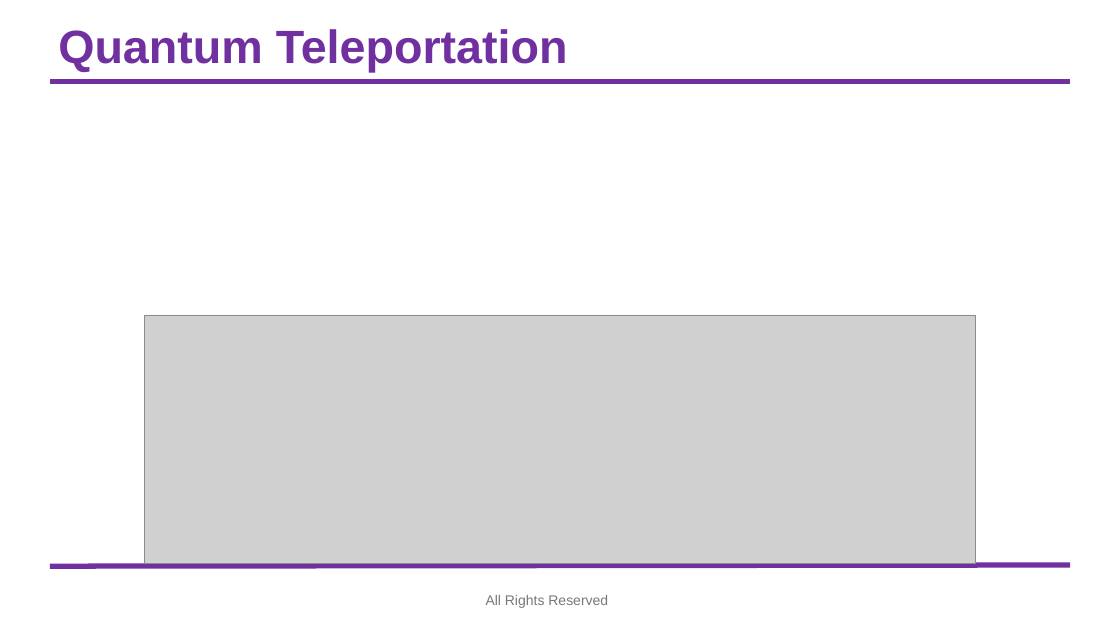
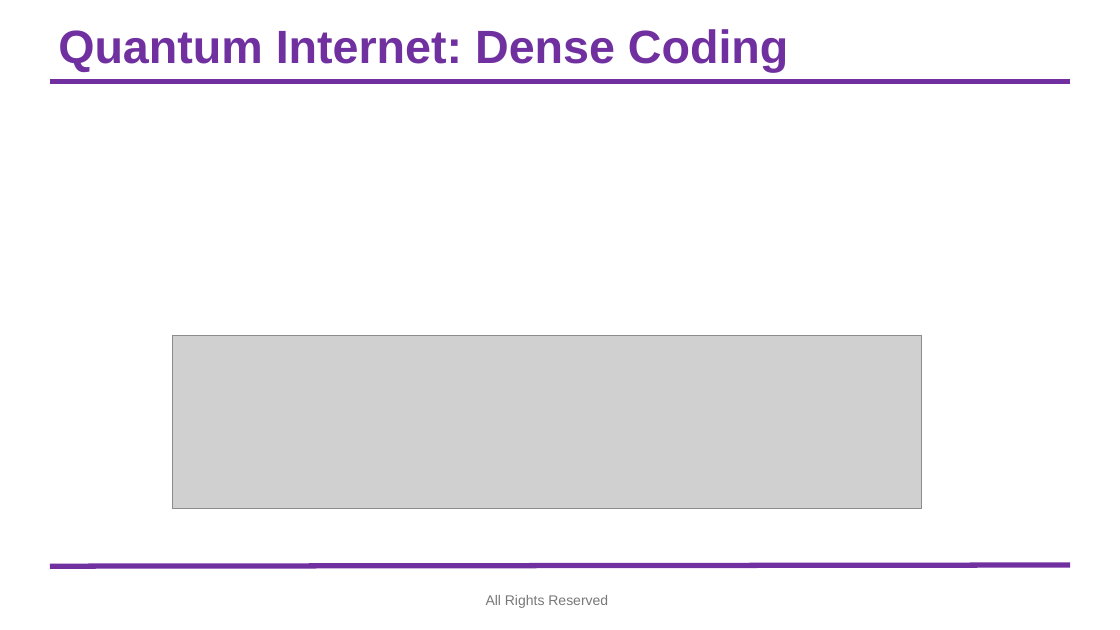
Before and after one commit to syedshubha/QNET25_Shubha, a slide deck: slide 2 of Fidelity_EntropyMatrics.pptx. Drawn at 1120x630 pixels with LibreOffice and Linux fonts; fonts in the diff are those of the drawing; grey boxes stand for pictures; background and template pictures are left out. Boxes give left, top, right and bottom in pixels: in the first picture for what was removed or moved away, otherwise in the second. Text is boxed around its words. In the diff, an @@ line names an element or a change of style, - is before the commit and + after.

```diff
--- a/Fidelity_EntropyMatrics.pptx
+++ b/Fidelity_EntropyMatrics.pptx
@@ title at (58,29,788,72): text changed @@
-Quantum Teleportation
+Quantum Internet: Dense Coding
@@ picture: place and size @@
-picture at (145,315,975,564)
+picture at (172,335,922,509)
```
Also in this commit, not shown: 2 other slides changed, 2 slides added.
